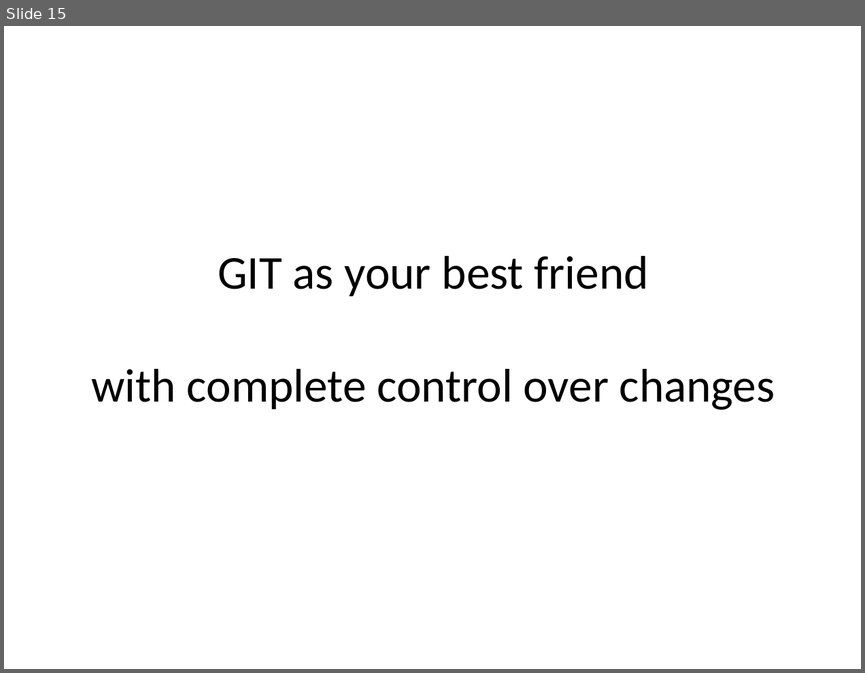
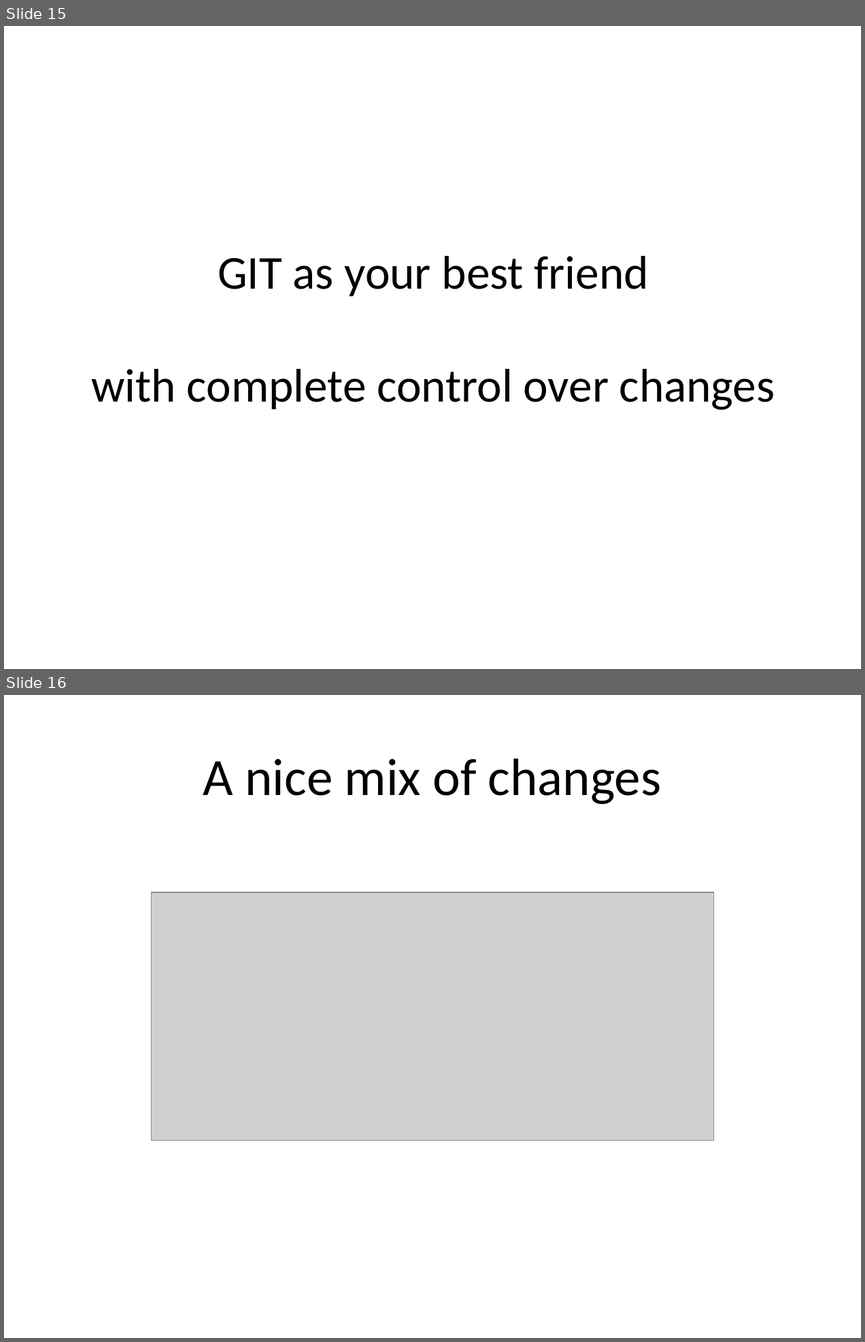
Before and after one commit to uncas/writings, a slide deck: GitRebase.pptx. Shown one above the other, each under a label of ours: slide 15 before the commit, slides 15 and 16 after it. The pictures are 865x673 and 865x1342 pixels, drawn with LibreOffice and Linux fonts; fonts in the diff are those of the drawing; grey boxes stand for pictures. Boxes give left, top, right and bottom in pixels: in the first picture for what was removed or moved away, otherwise in the second. Text is boxed around its words. In the diff, an @@ line names an element or a change of style, - is before the commit and + after.

```diff
--- a/GitRebase.pptx
+++ b/GitRebase.pptx
@@ slide 16 added at [4,695,861,1338], background #FFFFFF @@
@@ title added at [203,758,661,804], 44 pt, text #000000 @@
+A nice mix of changes
@@ picture added at [152,892,713,1140] @@
```
Also in this commit, not shown: 1 slide changed, 8 other slides added, 2 other files.
